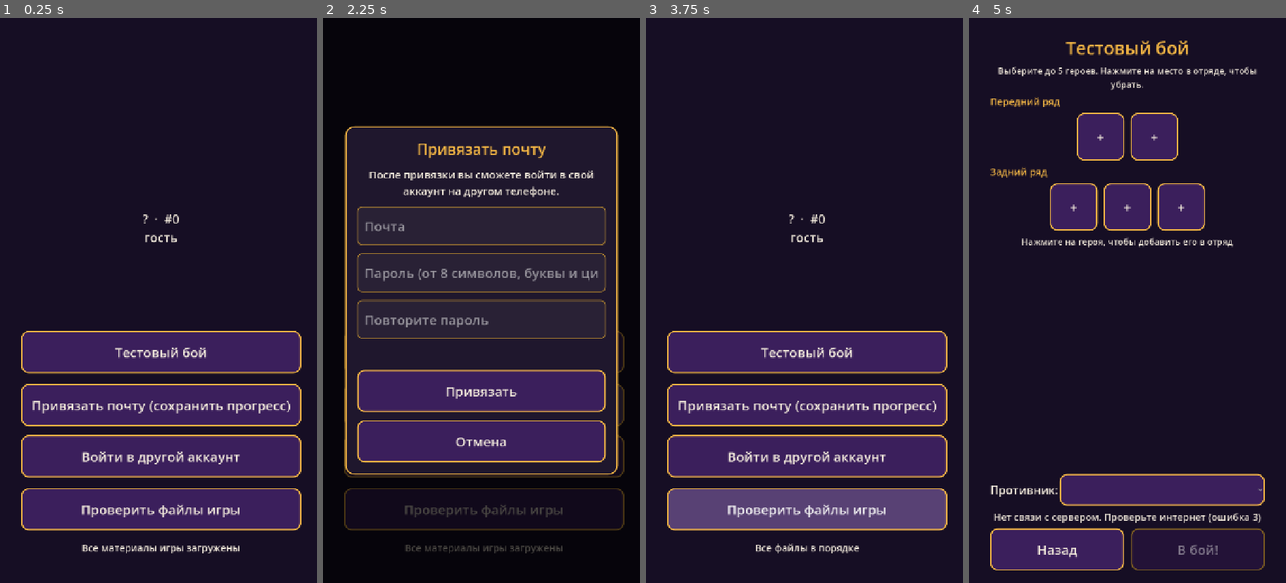
Above: before the commit, frames 1-4 (left to right).
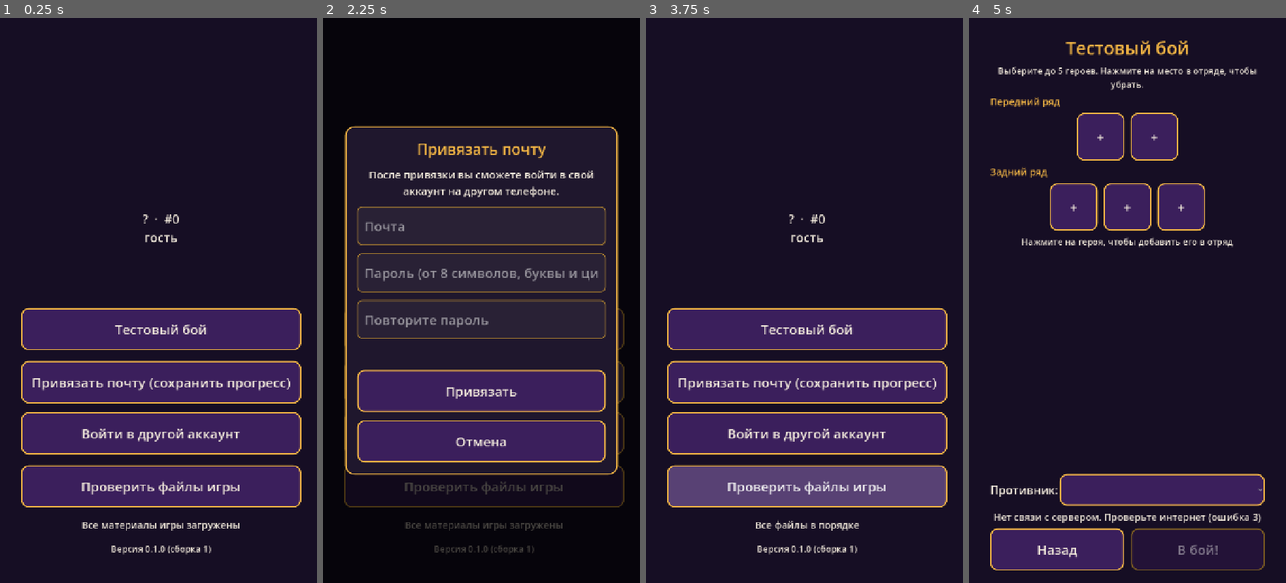
Above: after the commit, the same moments.

Repository: maillunex-lang/5Ufa
Game: Godot game, scene res://scenes/main.tscn
The game is run twice, just before and just after one commit, with the same random seed, the same clock (stepped at 60 frames per second) and the same inputs. This scene is started directly instead of the project's main scene.
Inputs:
- Up to frame 1 (0.25 s): no input
- Up to frame 2 (2.25 s): click "Тестовый бой" at 0.5 s; click "Назад" at 1.25 s; click "Привязать почту (сохранить пр…" at 2 s
- Up to frame 3 (3.75 s): click "Войти в другой аккаунт" at 2.75 s; click "Проверить файлы игры" at 3.5 s
- Up to frame 4 (5 s): click "Тестовый бой" at 4.25 s

The runs differ from the first frame. In frame 1, 21% of the frame differs, in the area x 6-96%, y 51-95%; in frame 2, 2.6%; in frame 3, 22%; in frame 4, nothing differs.

Commit message:
Версия и номер сборки на главном экране; обновлён промпт передачи
Co-Authored-By: Claude Opus 5.5 <noreply@anthropic.com>
Claude-Session: https://claude.ai/code/session_01DGFNFAkpTWsNVJGSo58Jzt

Diff:
--- a/client/scenes/main.gd
+++ b/client/scenes/main.gd
@@ -34,6 +34,7 @@
 	col.add_child(Ui.button("Проверить файлы игры", _on_verify))
 	_bg_label = Ui.label("", 22)
 	col.add_child(_bg_label)
+	col.add_child(Ui.label("Версия %s (сборка %d)" % [Config.client_version, Updater.current_code()], 20))
 
 	Api.player_changed.connect(func(_p): _refresh_account())
 	Content.background_progress.connect(_on_bg_progress)
Not shown, changed: docs/handoff-prompt.md
